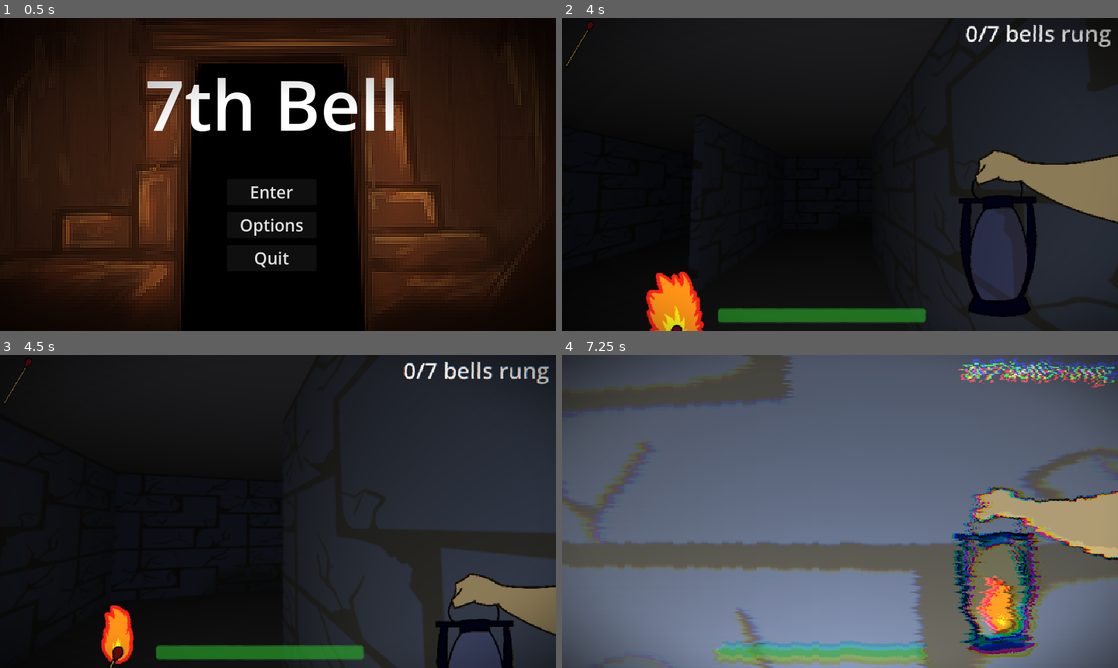
Above: before the commit, frames 1-4 (two rows, left to right).
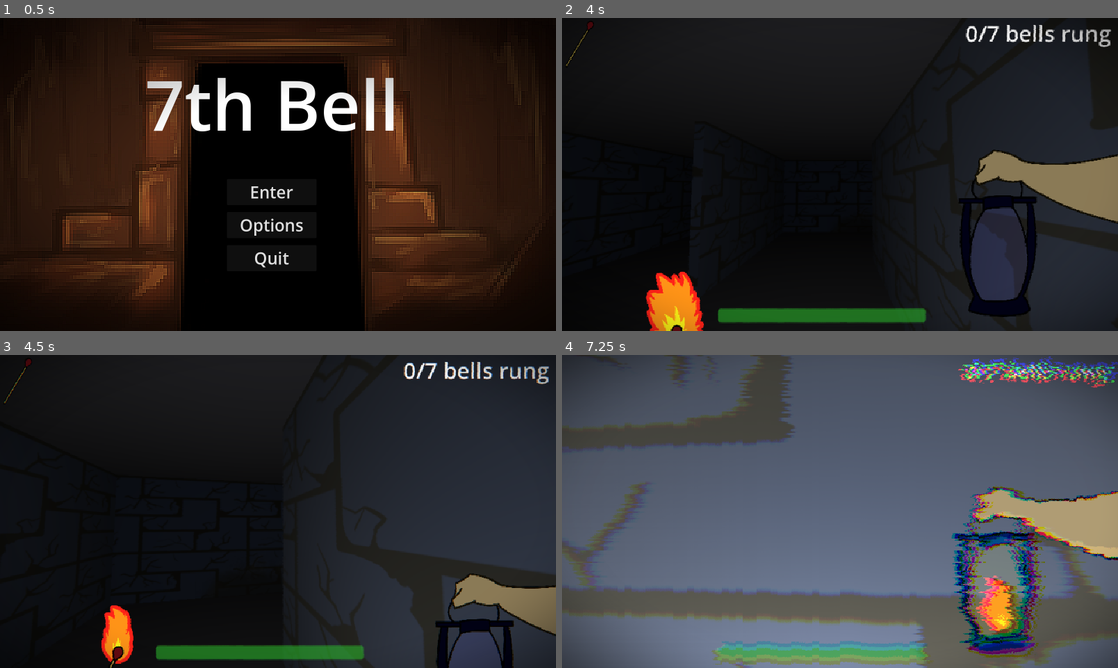
Above: after the commit, the same moments.

Repository: AvenirTheArtist/MazeGame
Game: Godot game, scene res://main_menu.tscn
The game is run twice, just before and just after one commit, with the same random seed, the same clock (stepped at 60 frames per second) and the same inputs.
Inputs (mouse positions are in pixels of both pictures, inside the frame that each line leads up to):
- Up to frame 1 (0.5 s): no input
- Up to frame 2 (4 s): click "Enter" at 0.5 s; tap Enter (ui_accept) at 1.25, 1.52, 2.27, 3.77 s; move the mouse to (867, 174) at 1.27 s; hold W (forward) from 1.28 s (still down); right-click (867, 174) at 1.35 s; move the mouse to (812, 174) at 2.02 s; right-click (812, 174) at 2.1 s; move the mouse to (851, 168) at 2.77 s; click (851, 168) at 2.85 s; right-click (851, 168) at 3.05 s; move the mouse to (834, 180) at 3.52 s; tap Shift (sprint) at 3.6 s; right-click (834, 180) at 3.8 s
- Up to frame 3 (4.5 s): keep holding W (forward); move the mouse to (316, 514) at 4.27 s; right-click (316, 514) at 4.35 s
- Up to frame 4 (7.25 s): tap Enter (ui_accept) at 4.52, 5.27, 6.77 s; move the mouse to (795, 508) at 5.02 s; right-click (795, 508) at 5.1 s; move the mouse to (845, 511) at 5.77 s; click (845, 511) at 5.85 s; right-click (845, 511) at 6.05 s; move the mouse to (817, 505) at 6.52 s; release W (forward) at 6.53 s; hold D (right) from 6.53 s (still down); tap Shift (sprint) at 6.6 s; right-click (817, 505) at 6.8 s

Frame 1 is identical in both runs. In frame 2, 1.0% of the frame differs, in the area x 83-100%, y 24-75%; in frame 3, 3.6%; in frame 4, 28%, in the area x 0-100%, y 0-100%.

Commit message:
footstep/view bobbing added

Diff:
--- a/player_stuff/PlayerSounds.tscn
+++ b/player_stuff/PlayerSounds.tscn
@@ -8,6 +8,7 @@
 [ext_resource type="AudioStream" uid="uid://e0m26g20bptg" path="res://sounds/fire/lantern_clink1.mp3" id="6_n46b5"]
 [ext_resource type="AudioStream" uid="uid://dtwxhs8jis0pa" path="res://sounds/fire/lantern_clink2.mp3" id="7_es3gr"]
 [ext_resource type="AudioStream" uid="uid://4k3cm4xh1mqe" path="res://sounds/ghost/jumpscare.wav" id="8_es3gr"]
+[ext_resource type="AudioStream" uid="uid://coiy26jqopyco" path="res://sounds/footstep.wav" id="9_ru1ip"]
 
 [node name="PlayerSounds" type="AudioListener3D" unique_id=1554584262]
 script = ExtResource("1_74cct")
@@ -44,3 +45,8 @@
 volume_db = 24.0
 max_db = 6.0
 pitch_scale = 1.2
+
+[node name="footstep" type="AudioStreamPlayer3D" parent="." unique_id=1511208511]
+stream = ExtResource("9_ru1ip")
+max_db = -5.0
+pitch_scale = 0.2
--- a/player_stuff/player.tscn
+++ b/player_stuff/player.tscn
@@ -15,7 +15,7 @@
 shader_parameter/pixel_size = 8.0
 
 [sub_resource type="BoxShape3D" id="BoxShape3D_gcccv"]
-size = Vector3(4, 2, 5)
+size = Vector3(5.8425293, 2, 5.234497)
 
 [sub_resource type="CapsuleShape3D" id="CapsuleShape3D_fp3om"]
 radius = 0.3540039
@@ -46,7 +46,7 @@
 [node name="stun_area" type="Area3D" parent="head" unique_id=388403551]
 
 [node name="CollisionShape3D" type="CollisionShape3D" parent="head/stun_area" unique_id=309231877]
-transform = Transform3D(1, 0, 0, 0, 1, 0, 0, 0, 1, 0, 0, -2.85)
+transform = Transform3D(1, 0, 0, 0, 1, 0, 0, 0, 1, 0, 0, -2.733)
 shape = SubResource("BoxShape3D_gcccv")
 disabled = true
 debug_color = Color(0, 1, 0.049999952, 1)
--- a/scripts/ghost.gd
+++ b/scripts/ghost.gd
@@ -126,6 +126,8 @@
 
 ## TEST TEST TEST changed stun duration to 3s
 func get_stunned() -> void:
+	if Global.player.death_animation:
+		return
 	if stun_immunity > 0: return
 	player_proximity.get_child(0).disabled = true
 	state = states.STUNNED
--- a/scripts/player.gd
+++ b/scripts/player.gd
@@ -21,6 +21,10 @@
 var lantern_time: float = 20
 var ghost_in_range = false
 var distance_from_ghost: float
+
+var BOB_FREQ := 2.0
+var BOB_AMP := 0.04
+var t_bob := 0.0
 
 var matchstick_amount: int = 2
 
@@ -51,6 +55,9 @@
 func _physics_process(delta: float) -> void:
 	if Input.is_action_just_pressed("pause"):
 		pause()
+
+	t_bob += velocity.length() * delta * float(is_on_floor())
+	head.transform.origin = _headbob(t_bob)
 
 	light_lantern.light_energy = clampf(light_lantern.light_energy, 1, 99)
 
@@ -102,6 +109,12 @@
 func change_lantern_brightness(value: float) -> void:
 	light_lantern.light_energy += value
 
+func _headbob(time) -> Vector3:
+	var pos = Vector3.ZERO
+	pos.y = (sin(time * BOB_FREQ) * BOB_AMP) + 0.5
+	if sin(time * BOB_FREQ) <= -0.99 and !Global.player_sounds.all_sounds["footstep"].playing:
+		Global.player_sounds.randp_play("footstep", 0.2, 0.5)
+	return pos
 
 ## when the ghost touches you this finds ghost's head position
 ## and your camera snaps to its head pos for a "jumpscare"
@@ -114,6 +127,8 @@
 	look_pos.y += 1.0
 	head.position.y = 1.0
 	death_animation = true
+	lantern_empowered = false
+	Global.enemy.state = Global.enemy.states.ALERTED
 	head.look_at(look_pos)
 	await get_tree().create_timer(
 		2.0,
